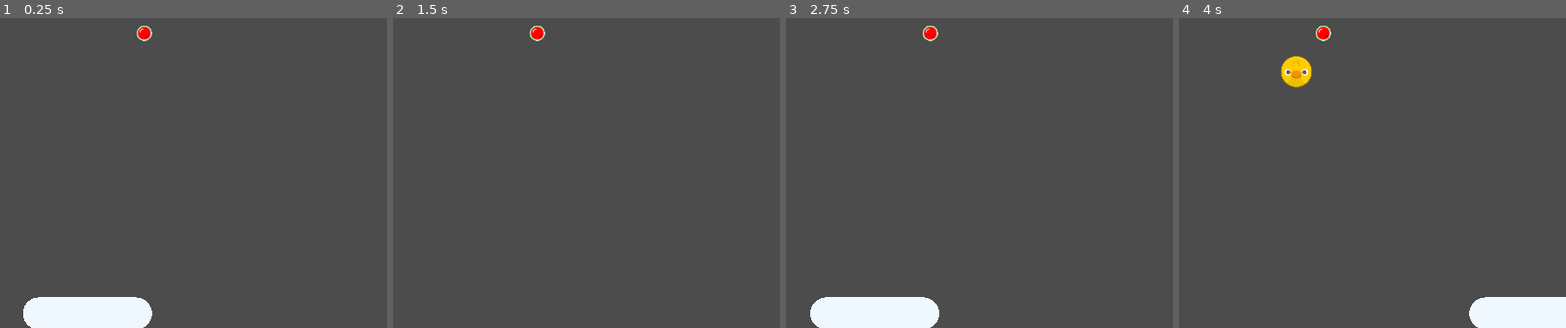
Above: before the commit, frames 1-4 (left to right).
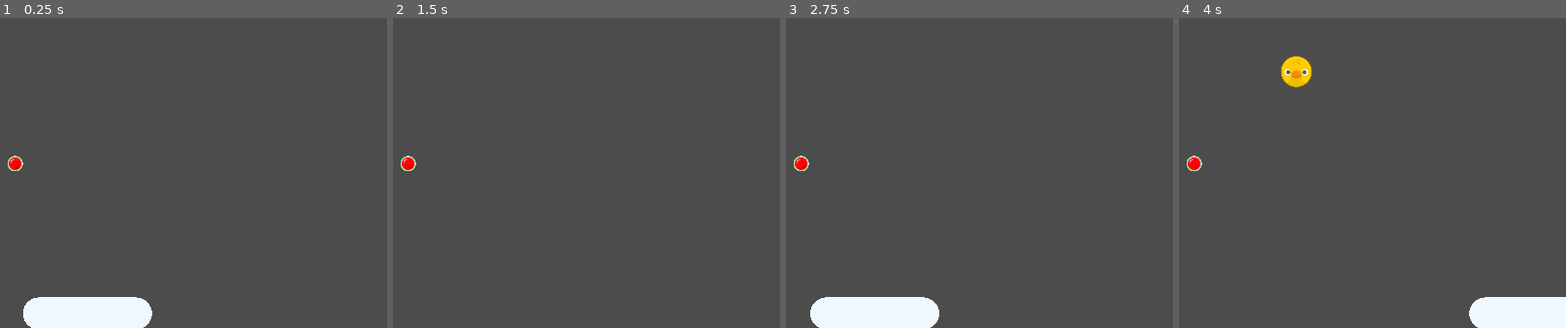
Above: after the commit, the same moments.

Repository: doctor-g/GGJ21
Game: Godot game, scene res://src/Level.tscn
Same seed, same stepped clock (60 frames per second), same inputs: the game is played once before the commit and once after it.
Inputs (mouse positions are % of the whole screen's width and height, from its top left):
- Up to frame 1 (0.25 s): no input
- Up to frame 2 (1.5 s): move the mouse to (72, 45) at 0.52 s; click (72, 45) at 0.67 s; move the mouse to (30, 55) at 1.27 s; click (30, 55) at 1.42 s
- Up to frame 3 (2.75 s): move the mouse to (60, 28) at 2.02 s; click (60, 28) at 2.17 s
- Up to frame 4 (4 s): move the mouse to (45, 70) at 2.77 s; click (45, 70) at 2.92 s; move the mouse to (80, 65) at 3.52 s; click (80, 65) at 3.67 s
The pictures show only the part of the screen within x 32-82%, y 46-96%; the shares and areas given below are measured in that part.

The runs differ from the first frame. In frame 1, 0.3% of the frame differs, in the area x 2-40%, y 2-50%; in frame 2, 0.3%; in frame 3, 0.3%; in frame 4, 0.3%.

Commit message:
Add random peg generator to level

Diff:
--- a/project/src/Level.gd
+++ b/project/src/Level.gd
@@ -3,7 +3,6 @@
 var _pegs_remaining : int
 
 onready var _shooter := $Shooter
-onready var _pegs := $Pegs
 onready var _offscreen := $OffScreen
 onready var _EndGame := preload("res://src/EndGame.tscn")
 onready var _target := $Target
@@ -11,9 +10,7 @@
 
 func _ready():
 	_shooter.arm()
-	for peg in _pegs.get_children():
-		_pegs_remaining += 1
-		peg.connect("destroyed", self, "_on_Peg_destroyed", [], CONNECT_ONESHOT)
+
 
 
 func _on_Peg_destroyed():
@@ -38,3 +35,7 @@
 	if body is Ball:
 		body.queue_free()
 		_shooter.arm()
+
+
+func _on_PegGenerator_pegs_ready(pegs):
+	_pegs_remaining = pegs
--- a/project/src/Level.tscn
+++ b/project/src/Level.tscn
@@ -1,7 +1,7 @@
 [gd_scene load_steps=8 format=2]
 
 [ext_resource path="res://src/Shooter.tscn" type="PackedScene" id=1]
-[ext_resource path="res://src/Peg.tscn" type="PackedScene" id=2]
+[ext_resource path="res://src/PegGenerator.tscn" type="PackedScene" id=2]
 [ext_resource path="res://src/Target.tscn" type="PackedScene" id=3]
 [ext_resource path="res://src/Level.gd" type="Script" id=4]
 
@@ -67,8 +67,8 @@
 [node name="CollisionShape2D" type="CollisionShape2D" parent="OffScreen"]
 shape = SubResource( 3 )
 
-[node name="Pegs" type="Node" parent="."]
-
-[node name="Peg" parent="Pegs" instance=ExtResource( 2 )]
-position = Vector2( 506, 388.432 )
+[node name="PegGenerator" parent="." instance=ExtResource( 2 )]
+_max_pegs = 1
 [connection signal="body_entered" from="OffScreen" to="." method="_on_OffScreen_body_entered"]
+[connection signal="peg_destroyed" from="PegGenerator" to="." method="_on_Peg_destroyed"]
+[connection signal="pegs_ready" from="PegGenerator" to="." method="_on_PegGenerator_pegs_ready"]
--- a/project/src/PegGenerator.gd
+++ b/project/src/PegGenerator.gd
@@ -1,4 +1,7 @@
 extends Node2D
+
+signal peg_destroyed
+signal pegs_ready(pegs)
 
 const _peg := preload("res://src/Peg.tscn")
 
@@ -36,3 +39,9 @@
 		var _Peg := _peg.instance()
 		_Peg.position = pos
 		$Pegs.add_child(_Peg)
+	for peg in $Pegs.get_children():
+		var _ignore = peg.connect("destroyed", self, "_on_peg_destroyed")
+
+func _on_peg_destroyed():
+	emit_signal("pegs_ready", _max_pegs)
+	emit_signal("peg_destroyed")
